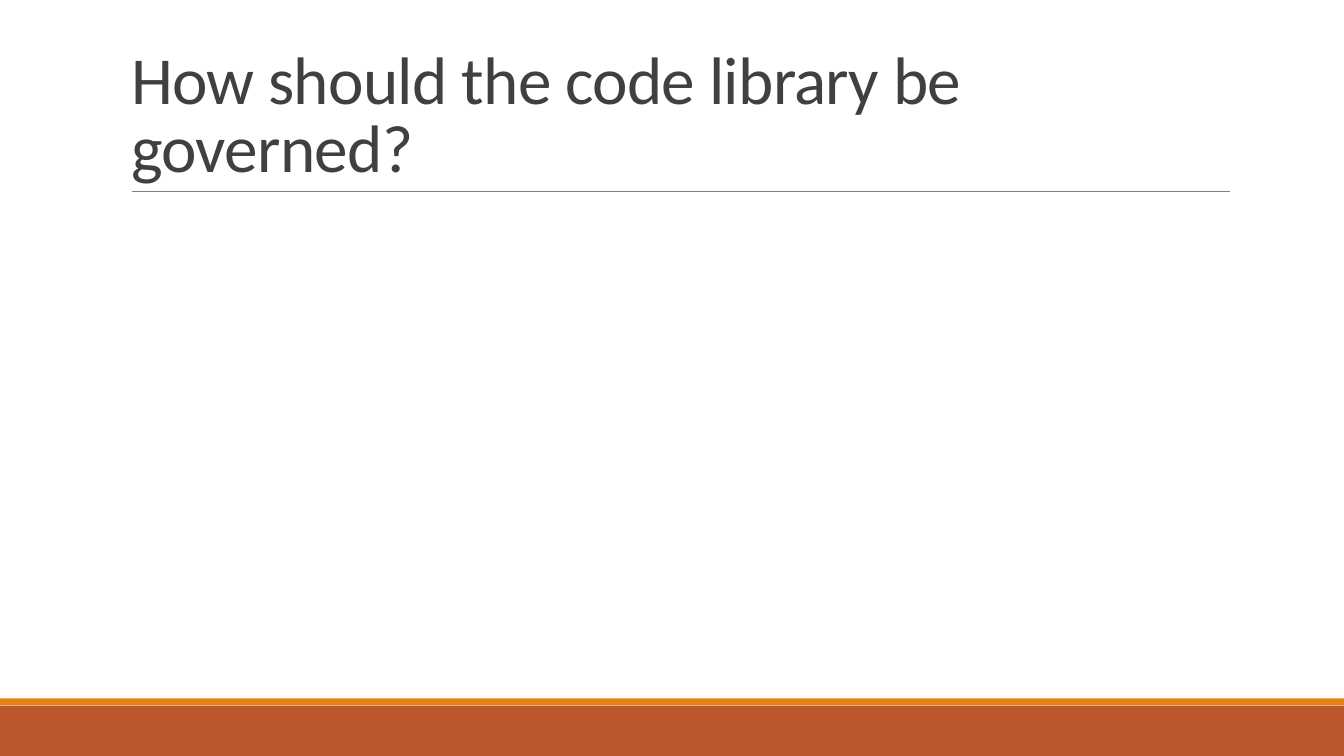
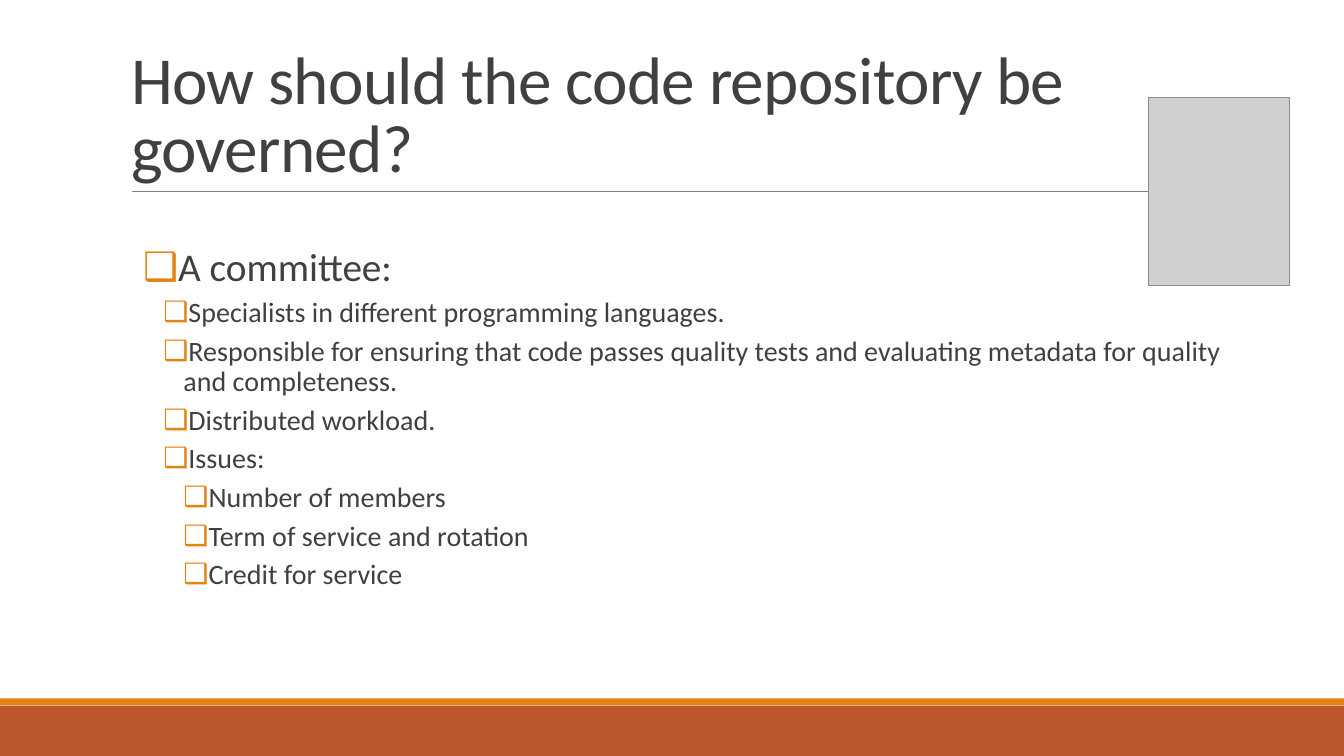
Before and after one commit to vanderbi/codeLibrary, a slide deck: slide 6 of Building an Information Management Code Library.pptx (slide 5 before the commit). Drawn at 1344x756 pixels with LibreOffice and Linux fonts; fonts in the diff are those of the drawing; grey boxes stand for pictures; background and template pictures are left out. Boxes give left, top, right and bottom in pixels: in the first picture for what was removed or moved away, otherwise in the second. Text is boxed around its words. In the diff, an @@ line names an element or a change of style, - is before the commit and + after.

```diff
--- a/Building an Information Management Code Library.pptx
+++ b/Building an Information Management Code Library.pptx
@@ title at (x1=131, y1=57, x2=1064, y2=184): text changed @@
-How should the code library be governed?
+How should the code repository be governed?
@@ picture added at (x1=1149, y1=98, x2=1291, y2=286) @@
@@ text added at (x1=178, y1=254, x2=1220, y2=584), 20 pt, text #404040 @@
+  ❑ A committee:
+    ❑ Specialists in different programming languages.
+    ❑ Responsible for ensuring that code passes quality tests and evaluating metadata for quality and completeness.
+    ❑ Distributed workload.
+    ❑ Issues:
+      ❑ Number of members
+      ❑ Term of service and rotation
+      ❑ Credit for service
```
Also in this commit, not shown: 3 other slides changed, 4 slides added.
